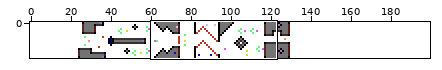
Sprite sheet: Shoot_Em_Up/assets/levels/Level_2/body.png. Above: a wide view before the commit, with the close-up outlined.
Close-up. Before the edit:
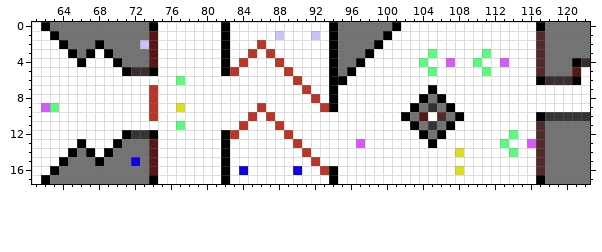
The file is 200x18 pixels. Shown: x 61..122, y 0..17. The commit also changed other parts of the picture, which this record leaves out.
Once edited:
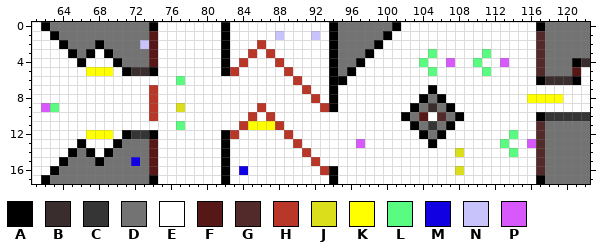
Palette (. is transparent): A #000000  B #3a2d2d  C #353535  D #737373  E #ffffff  F #561717  G #522a2a  H #b93729  J #dbde1a  K #ffff00  L #59fb80  M #1000e2  N #c8c4fb  P #d759fb
From old to new:
Changed rows in their new state; - is an unchanged pixel.
first column x 67:
 5 KKK--------------------------------------------------
 8 -------------------------------------------------KKKK
11 ------------------KKK--------------------------------
12 KKK--------------------------------------------------
first column x 90:
16 E
Where, in picture pixels (left, top, right, bottom), the same in both close-ups:
changed: (86, 67, 113, 76)
changed: (527, 94, 563, 103)
changed: (248, 121, 275, 130)
changed: (86, 130, 113, 139)
changed: (293, 166, 302, 175)
